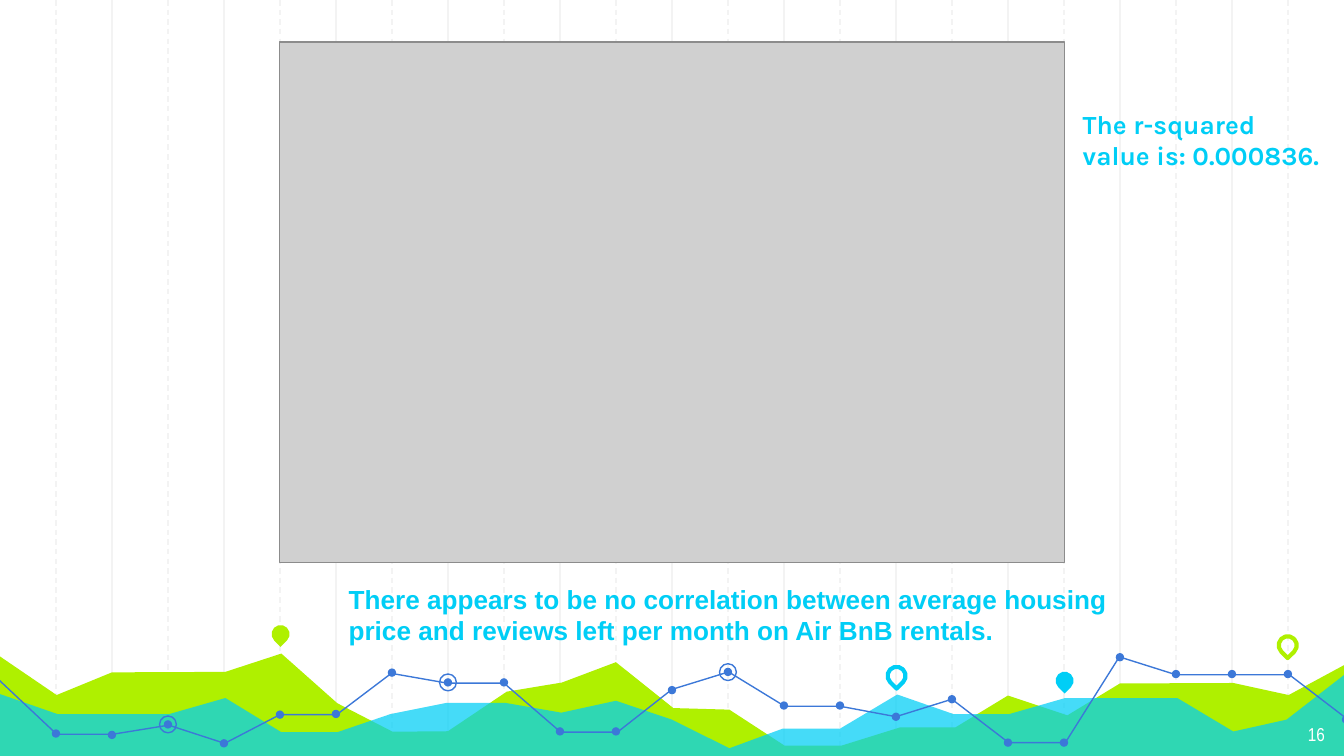
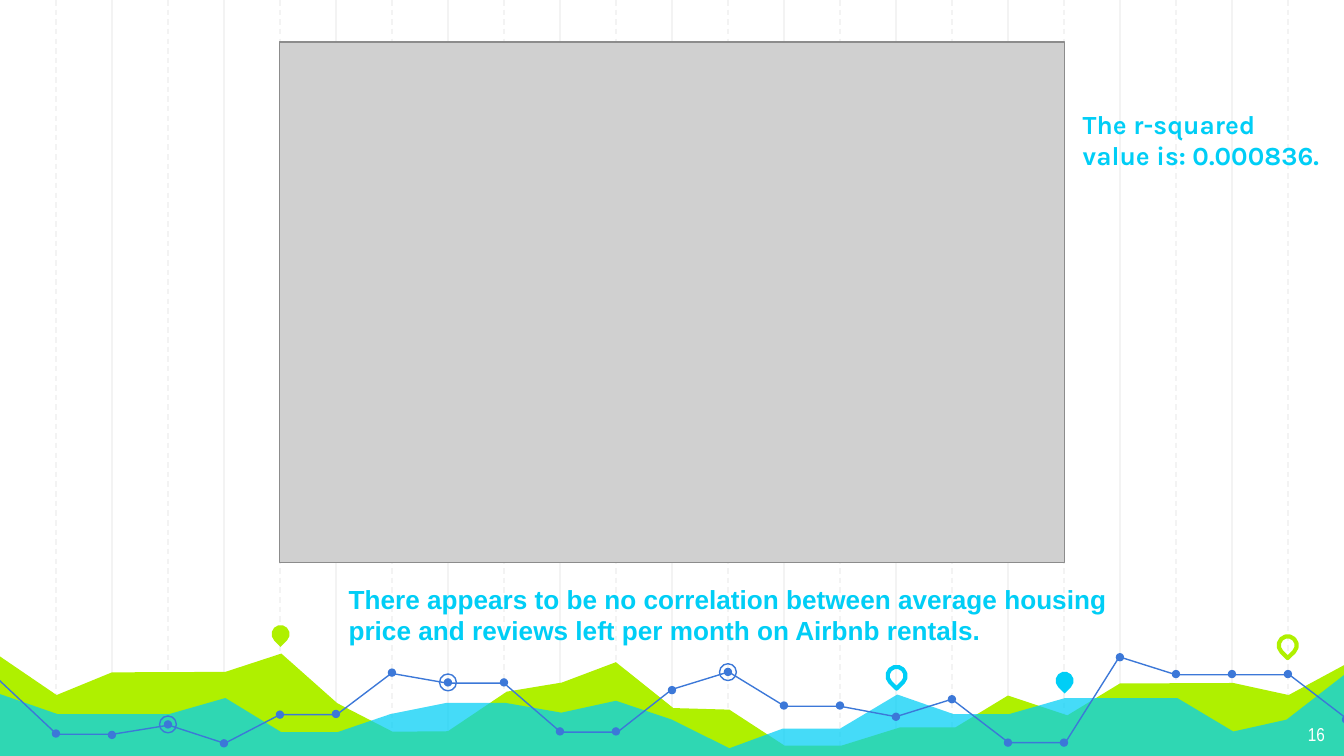
Before and after one commit to GT-Project1-A1/AirBNB, a slide deck: slide 16 of Project1_FinalPresentation.pptx. Drawn at 1344x756 pixels with LibreOffice and Linux fonts; fonts in the diff are those of the drawing; grey boxes stand for pictures. Boxes give left, top, right and bottom in pixels: in the first picture for what was removed or moved away, otherwise in the second. Text is boxed around its words. In the diff, an @@ line names an element or a change of style, - is before the commit and + after.

```diff
--- a/Project1_FinalPresentation.pptx
+++ b/Project1_FinalPresentation.pptx
@@ text at [349, 590, 1106, 646]: text changed @@
-There appears to be no correlation between average housing price and reviews left per month on Air BnB rentals.
+There appears to be no correlation between average housing price and reviews left per month on Airbnb rentals.
```
Also in this commit, not shown: 5 other slides changed.
